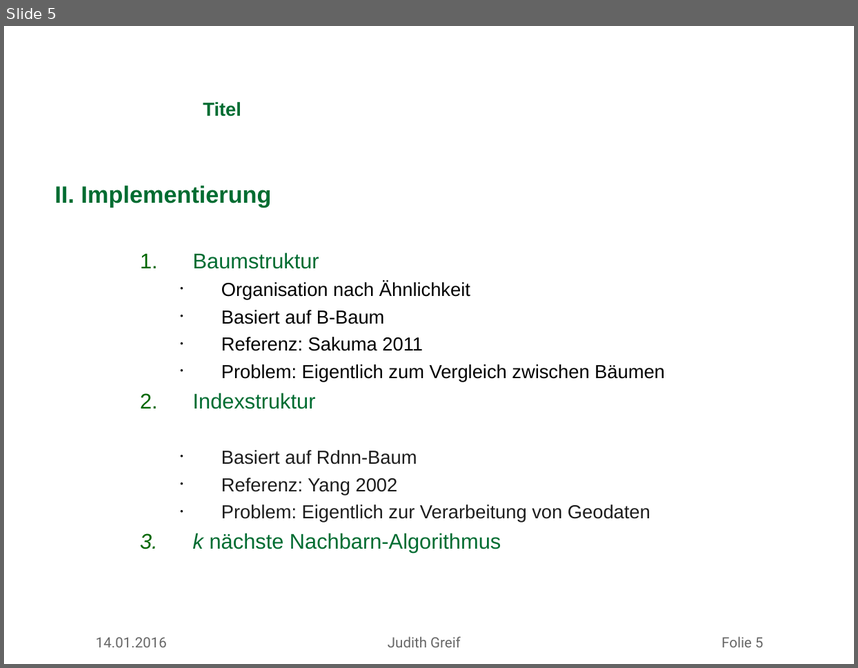
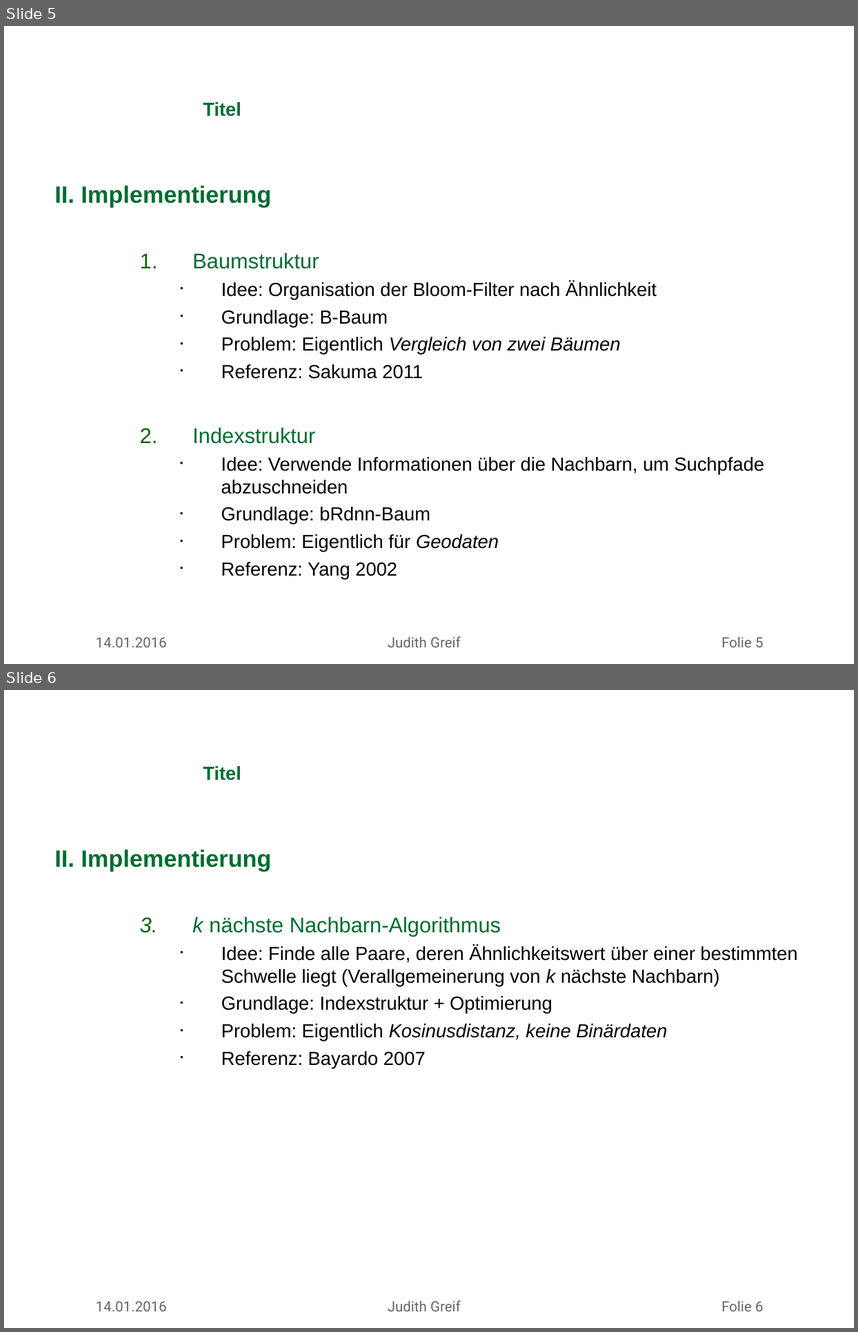
Before and after one commit to missgreenwood/masterarbeit, a slide deck: mdsg_latex_10062012/slides/antrittsvortrag_greif.ppt. Shown one above the other, each under a label of ours: slide 5 before the commit, slides 5 and 6 after it. The pictures are 858x668 and 858x1332 pixels, drawn with LibreOffice and Linux fonts; fonts in the diff are those of the drawing; background and template pictures are left out. Boxes give left, top, right and bottom in pixels: in the first picture for what was removed or moved away, otherwise in the second. Text is boxed around its words. In the diff, an @@ line names an element or a change of style, - is before the commit and + after.

```diff
--- a/mdsg_latex_10062012/slides/antrittsvortrag_greif.ppt
+++ b/mdsg_latex_10062012/slides/antrittsvortrag_greif.ppt
@@ slide 6 added at (4,690,854,1328), background picture (left out) @@
@@ title added at (203,766,241,780), 16 pt, text #006C31, bold @@
+Titel
@@ text added at (55,849,797,1069), 16 pt, text #000000 @@
+II. Implementierung
+  3. k nächste Nachbarn-Algorithmus
+    • Idee: Finde alle Paare, deren Ähnlichkeitswert über einer bestimmten Schwelle liegt (Verallgemeinerung von k nächste Nachbarn)
+    • Grundlage: Indexstruktur + Optimierung
+    • Problem: Eigentlich Kosinusdistanz, keine Binärdaten
+    • Referenz: Bayardo 2007
@@ text added at (96,1300,764,1311), 12 pt, text #666666 @@
+14.01.2016 Judith Greif Folie 6
@@ slide 5 changed as well @@
@@ text at (221,281,657,354): text changed @@
-    • Organisation nach Ähnlichkeit
-    • Basiert auf B-Baum
+    • Idee: Organisation der Bloom-Filter nach Ähnlichkeit
+    • Grundlage: B-Baum
+    • Problem: Eigentlich Vergleich von zwei Bäumen
@@ text at (221,364,665,382): paragraph removed @@
-    • Problem: Eigentlich zum Vergleich zwischen Bäumen
@@ text at (221,457,764,552): text changed; text colour #1C1C1C to #000000 @@
-    • Basiert auf Rdnn-Baum
+    • Idee: Verwende Informationen über die Nachbarn, um Suchpfade abzuschneiden
+    • Grundlage: bRdnn-Baum
+    • Problem: Eigentlich für Geodaten
@@ text at (193,504,651,552): paragraphs removed @@
-    • Problem: Eigentlich zur Verarbeitung von Geodaten
-  3. k nächste Nachbarn-Algorithmus
@@ text at (221,561,397,579): text colour #1C1C1C to #000000 in "Referenz: Yang 2002" @@
```
Also in this commit, not shown: 2 other slides changed, 3 other files.
